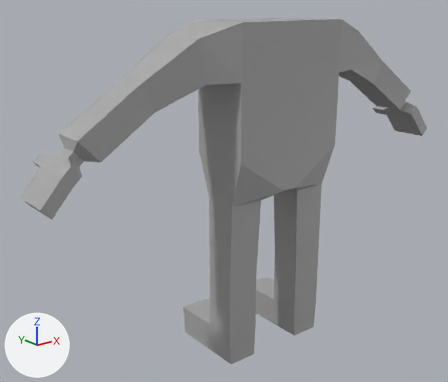
What one commit did to the Blender file blends/000-blank_view.blend.
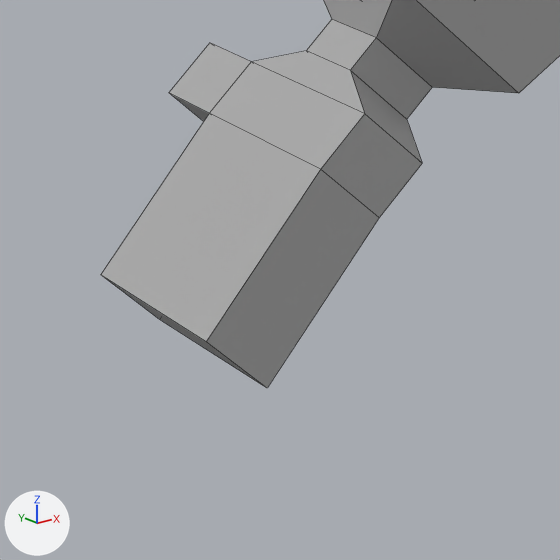
The first picture shows the older version from a 50 mm lens placed at (-1.297, -1.398, 1.127), pointed at (-0.085, 0.117, 0.521). The close-ups show both versions on the part from 0% to 24% of the width and 38% to 66% of the height of that picture. The axes (+X, +Y, +Z) are drawn at lower left. The lights are the same throughout. The close-ups show mesh edges as thin lines.
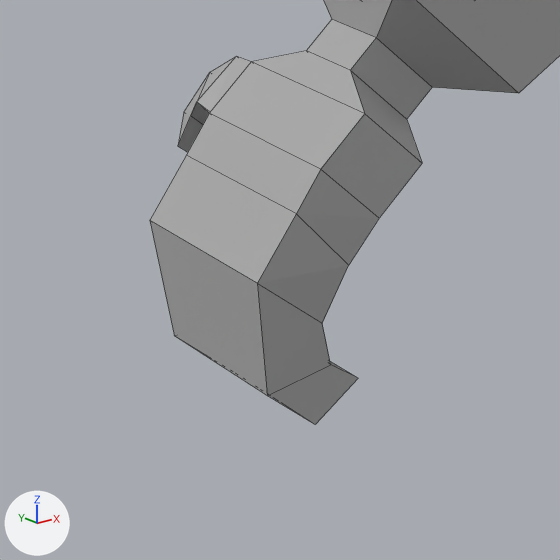
What changed in the scene script:
```text
Change me_cube_001:
    used by ob_cube; location = (0.0, 0.0, 0.0)
    remove me_cube_001.from_pydata(...)  # 76 vertices, 70 faces; spans x -0.773..0.0, y -0.1..0.204, z -0.001..1.062
    add me_cube_001.from_pydata(...)  # 96 vertices, 90 faces; spans x -0.746..0.0, y -0.1..0.204, z -0.001..1.062
    me_cube_001 part 1
    8 faces are deleted
    8 vertices move from x -0.773..-0.661, y -0.054..0.123, z 0.62..0.741 to x -0.718..-0.682, y -0.038..0.131, z 0.59..0.706
    20 vertices are added at x -0.746..-0.662, y -0.054..0.116, z 0.613..0.74
    28 new faces join them
```

Changed parts and their boxes [x1, y1, x2, y2] in the close-ups (560 x 560 px):
'Cube', reshaped
    before: [101, 0, 560, 388]
    after: [150, 0, 560, 425]
part 1 of me_cube_001, built on
    before: [101, 43, 379, 388]
    after: [150, 56, 379, 425]
